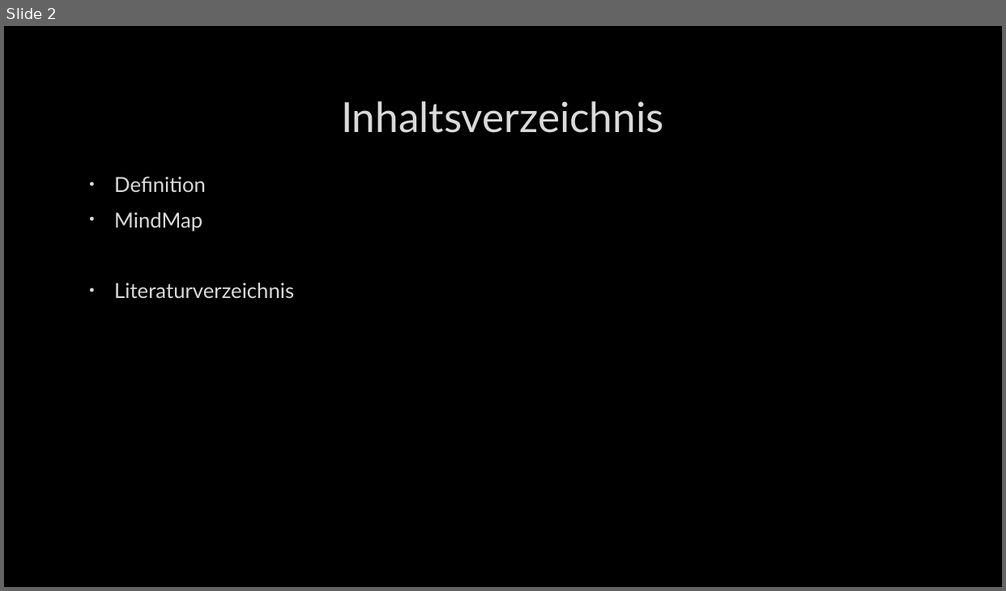
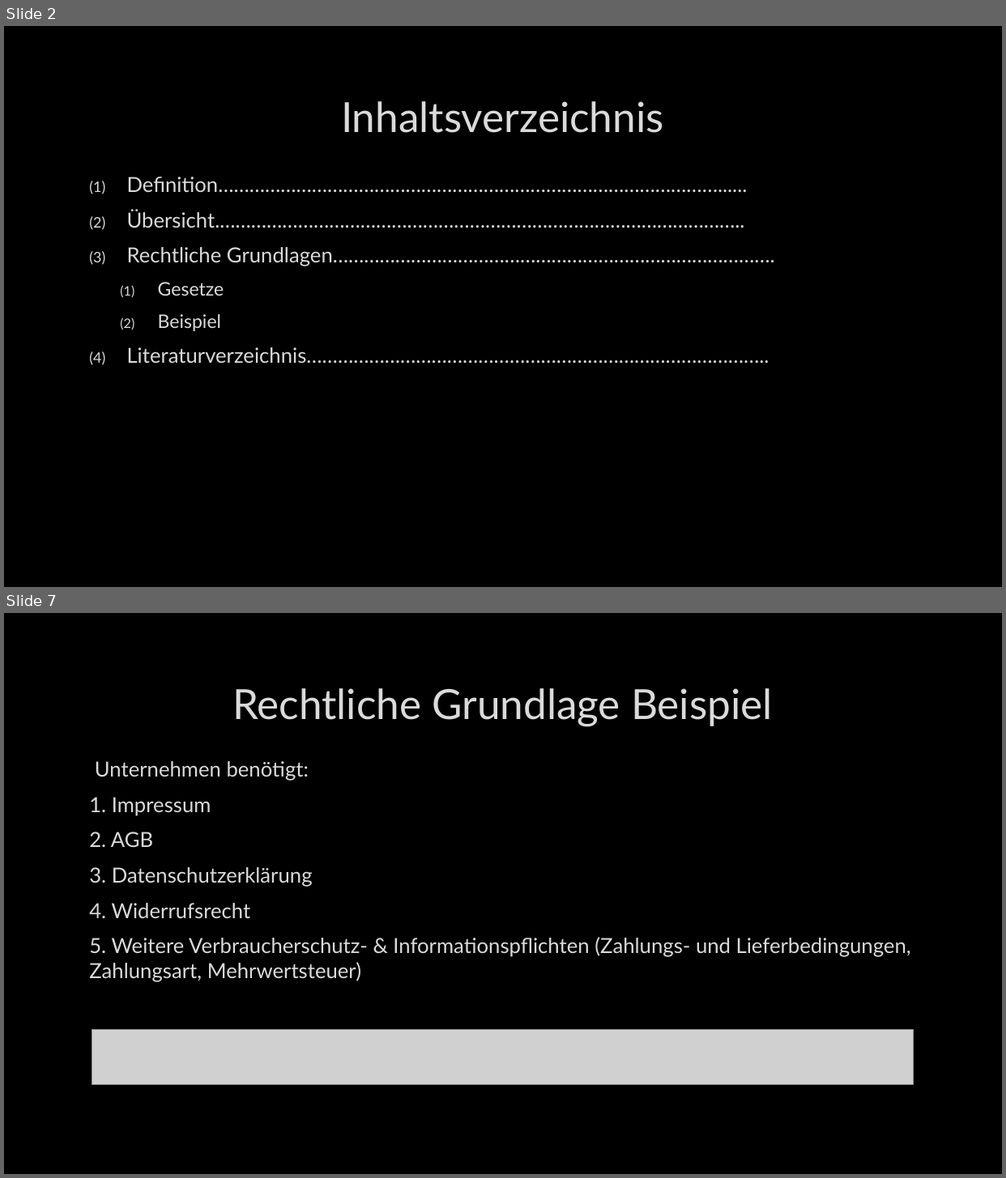
Before and after one commit to M4XB/OriginSchule, a slide deck: WGP/E-Commerce.pptx. Shown one above the other, each under a label of ours: slide 2 before the commit, slides 2 and 7 after it; the slides between them are not shown. The pictures are 1006x591 and 1006x1178 pixels, drawn with LibreOffice and Linux fonts; fonts in the diff are those of the drawing; grey boxes stand for pictures; background and template pictures are left out. Boxes give left, top, right and bottom in pixels: in the first picture for what was removed or moved away, otherwise in the second. Text is boxed around its words. In the diff, an @@ line names an element or a change of style, - is before the commit and + after.

```diff
--- a/WGP/E-Commerce.pptx
+++ b/WGP/E-Commerce.pptx
@@ slide 7 added at [4,613,1002,1174], background picture (left out) @@
@@ title added at [232,688,773,726], 40 pt, text #DADADA @@
+Rechtliche Grundlage Beispiel
@@ text added at [89,761,911,982], 20 pt, text #DADADA @@
+Unternehmen benötigt:
+1. Impressum
+2. AGB
+3. Datenschutzerklärung
+4. Widerrufsrecht
+5. Weitere Verbraucherschutz- & Informationspflichten (Zahlungs- und Lieferbedingungen, Zahlungsart, Mehrwertsteuer)
@@ picture added at [91,1029,914,1084] @@
@@ slide 2 changed as well @@
@@ text at [127,177,775,363]: text changed @@
-• Definition
-• MindMap
-• Literaturverzeichnis
+(1) Definition……………………………………………………………………………………......
+(2) Übersicht.………………………………………………………………………………………..
+(3) Rechtliche Grundlagen………………………………………………………………………….
+  (1) Gesetze
+  (2) Beispiel
+(4) Literaturverzeichnis……………………………………………………………………………..
```
Also in this commit, not shown: 2 other slides changed, 5 other slides added, 3 slides removed, 6 other files.
